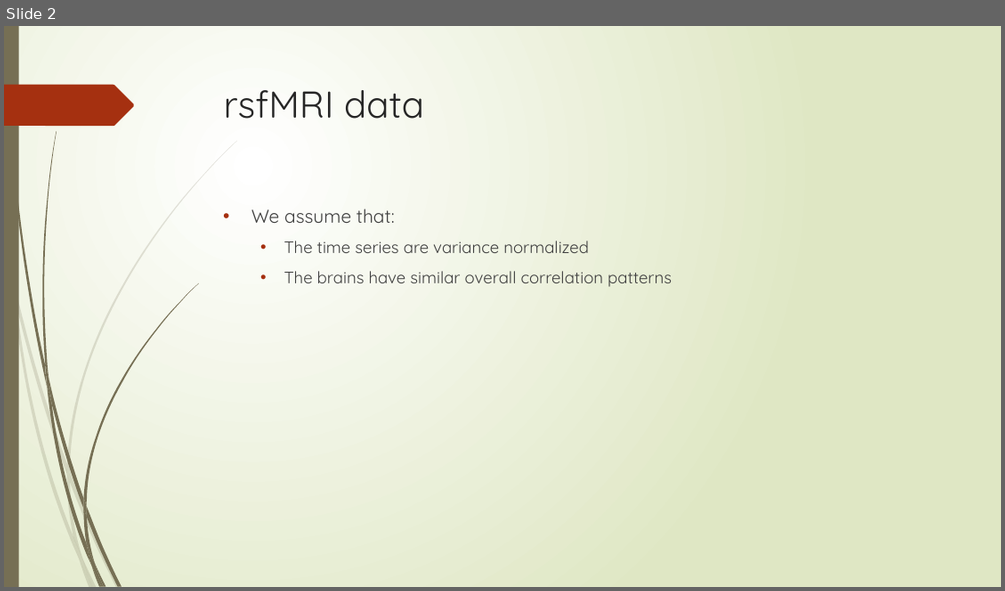
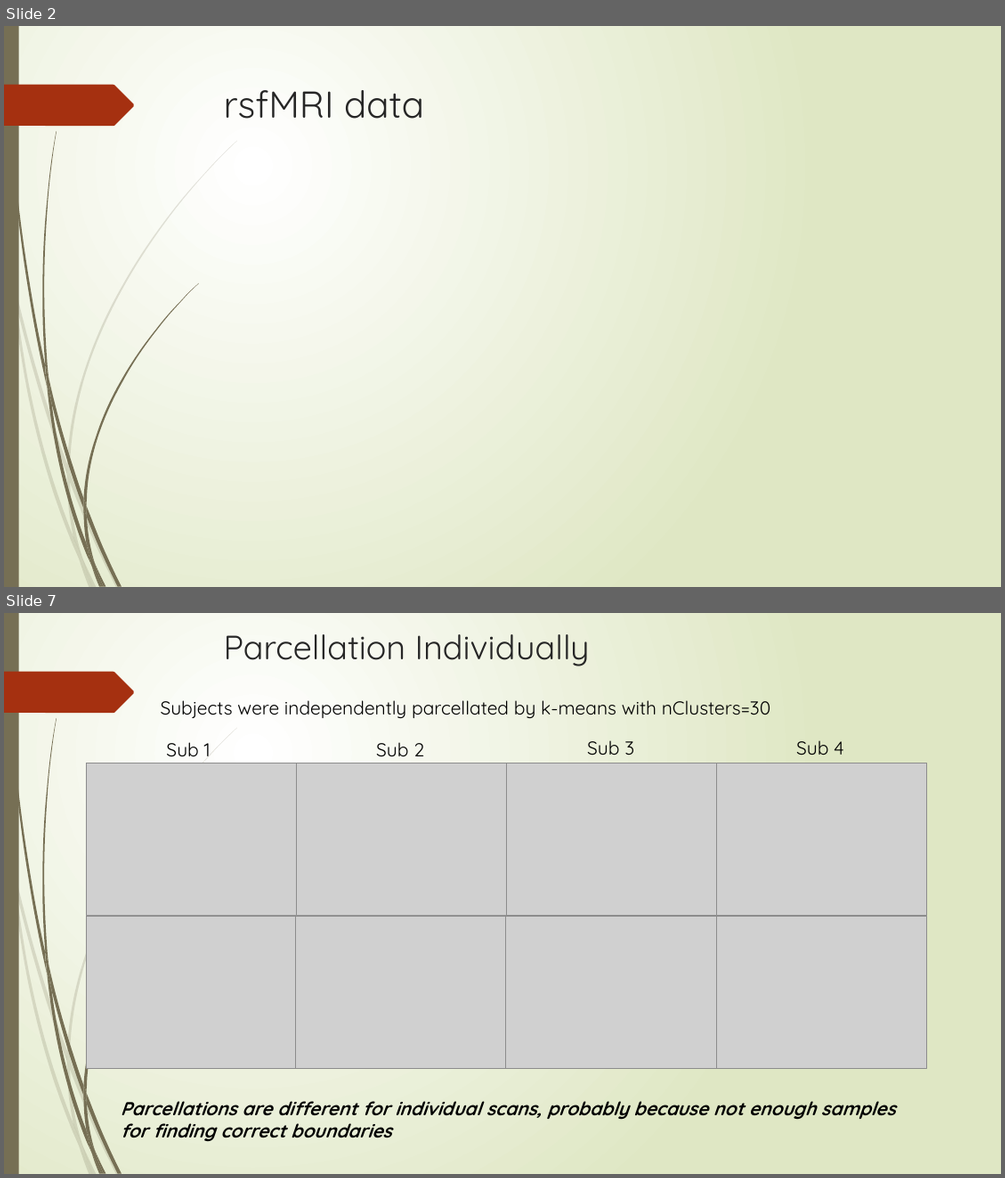
Before and after one commit to ajoshiusc/cortical_parcellation, a slide deck: docs/brain_sync.pptx. Shown one above the other, each under a label of ours: slide 2 before the commit, slides 2 and 7 after it; the slides between them are not shown. The pictures are 1005x591 and 1005x1178 pixels, drawn with LibreOffice and Linux fonts; fonts in the diff are those of the drawing; grey boxes stand for pictures. Boxes give left, top, right and bottom in pixels: in the first picture for what was removed or moved away, otherwise in the second. Text is boxed around its words. In the diff, an @@ line names an element or a change of style, - is before the commit and + after.

```diff
--- a/docs/brain_sync.pptx
+++ b/docs/brain_sync.pptx
@@ slide 7 added at (4, 613, 1001, 1174), background gradient #FFFFFF to #DFE8C4; not listed: 24 template elements that a slide beside it also shows @@
@@ title added at (224, 634, 590, 666), 32.4 pt, text #262626 @@
+Parcellation Individually
@@ text added at (161, 700, 771, 719), 18 pt, text #000000 @@
+Subjects were independently parcellated by k-means with nClusters=30
@@ text added at (166, 742, 210, 757), 18 pt, text #000000 @@
+Sub 1
@@ text added at (376, 742, 424, 757), 18 pt, text #000000 @@
+Sub 2
@@ text added at (587, 740, 634, 755), 18 pt, text #000000 @@
+Sub 3
@@ text added at (796, 740, 844, 755), 18 pt, text #000000 @@
+Sub 4
@@ picture added at (86, 763, 297, 916) @@
@@ picture added at (297, 763, 507, 916) @@
@@ picture added at (507, 763, 717, 916) @@
@@ picture added at (717, 763, 927, 916) @@
@@ picture added at (86, 916, 297, 1069) @@
@@ picture added at (296, 916, 506, 1069) @@
@@ picture added at (506, 916, 716, 1069) @@
@@ picture added at (717, 916, 927, 1069) @@
@@ text added at (121, 1101, 896, 1142), 18 pt, text #000000, bold, italic @@
+Parcellations are different for individual scans, probably because not enough samples
+for finding correct boundaries
@@ slide 2 changed as well @@
@@ text removed at (251, 208, 672, 287) @@
-• We assume that:
-  • The time series are variance normalized
-  • The brains have similar overall correlation patterns
```
Also in this commit, not shown: 8 other slides changed, 2 other slides added, 2 slides removed, 5 other files.
